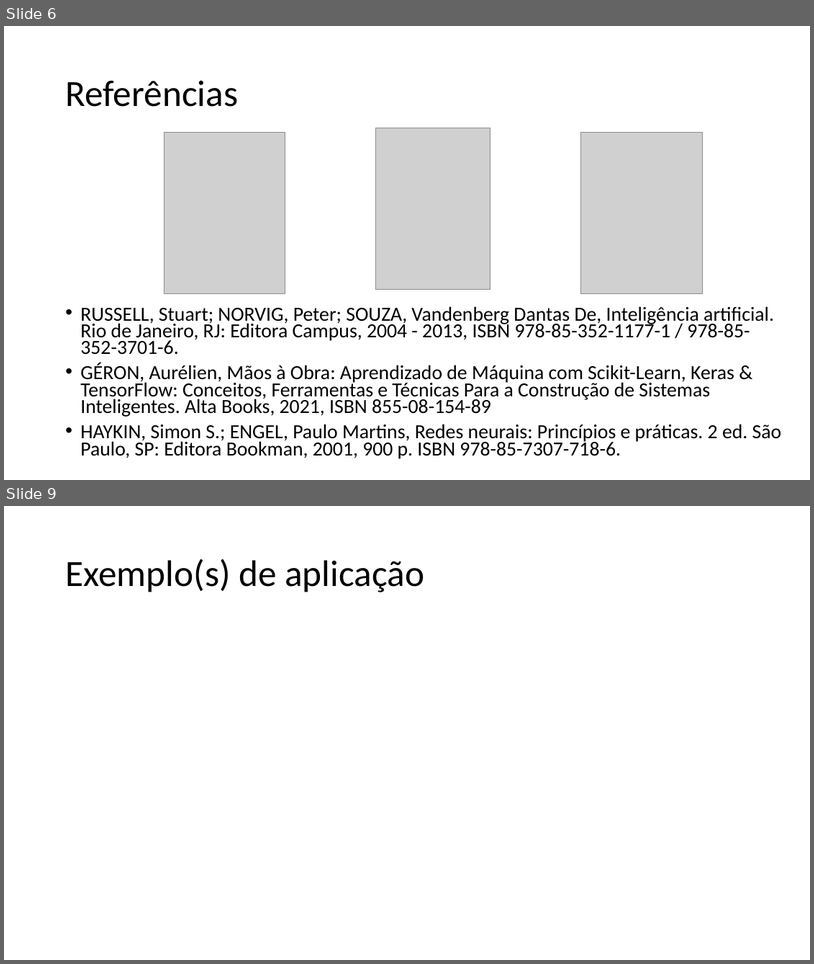
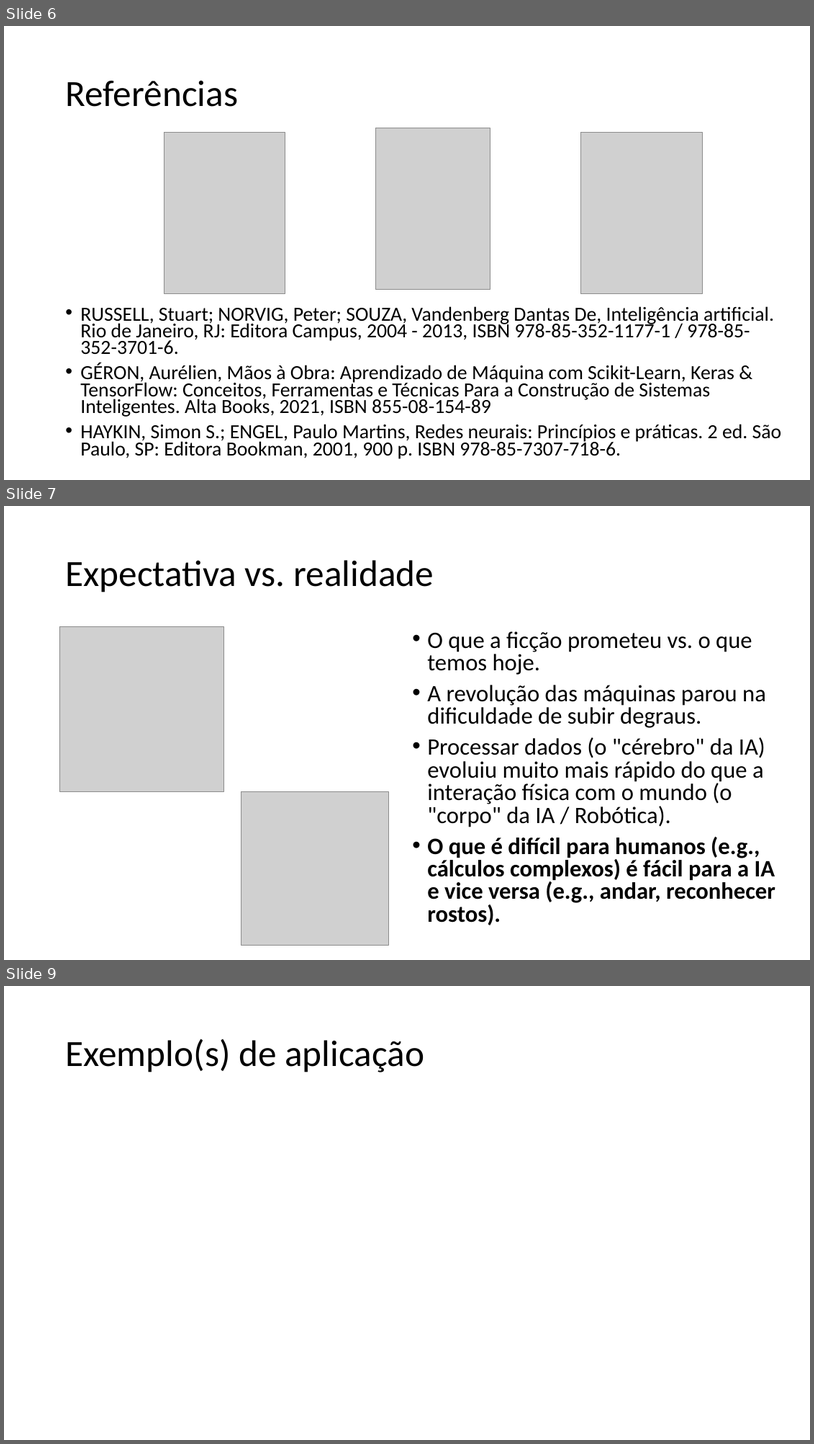
Before and after one commit to zz4fap/c24_inteligencia_artificial, a slide deck: slides/C24_Introdução.pptx. Shown one above the other, each under a label of ours: slides 6 and 9 before the commit, slides 6, 7 and 9 after it; the slides between them are not shown. The pictures are 814x964 and 814x1444 pixels, drawn with LibreOffice and Linux fonts; fonts in the diff are those of the drawing; grey boxes stand for pictures. Boxes give left, top, right and bottom in pixels: in the first picture for what was removed or moved away, otherwise in the second. Text is boxed around its words. In the diff, an @@ line names an element or a change of style, - is before the commit and + after.

```diff
--- a/slides/C24_Introdução.pptx
+++ b/slides/C24_Introdução.pptx
@@ slide 7 added at (4,506,810,960), background #FFFFFF @@
@@ title added at (65,560,434,592), 44 pt, text #000000 @@
+Expectativa vs. realidade
@@ picture added at (59,627,224,792) @@
@@ text added at (427,631,776,925), 28 pt, text #000000 @@
+• O que a ficção prometeu vs. o que temos hoje.
+• A revolução das máquinas parou na dificuldade de subir degraus.
+• Processar dados (o "cérebro" da IA) evoluiu muito mais rápido do que a interação física com o mundo (o "corpo" da IA / Robótica).
+• O que é difícil para humanos (e.g., cálculos complexos) é fácil para a IA e vice versa (e.g., andar, reconhecer rostos).
@@ picture added at (242,792,389,945) @@
```
Also in this commit, not shown: 1 slide changed, 1 slide removed.
